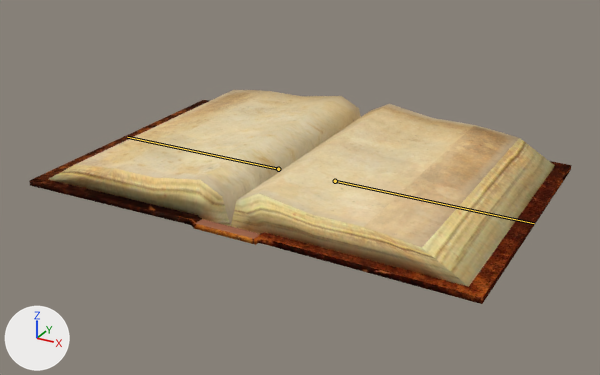
An edit to the Blender file Oculus Patronus/Assets/Modele/Grimoire/grimoire.blend, drawn before and after from the same camera.
One viewpoint serves both versions: a 50 mm lens placed at (0.327, -0.606, 0.292), pointed at (0.001, -0.014, -0.004). Every picture has the same lights, and +X, +Y and +Z are marked at lower left. Both versions are drawn at frame 0 of the action 'Open'; the numbers are the values there. The bones that change are drawn over the model as lines.

In view in the first picture: 'Cover', 'pages.L', 'pages.R'.
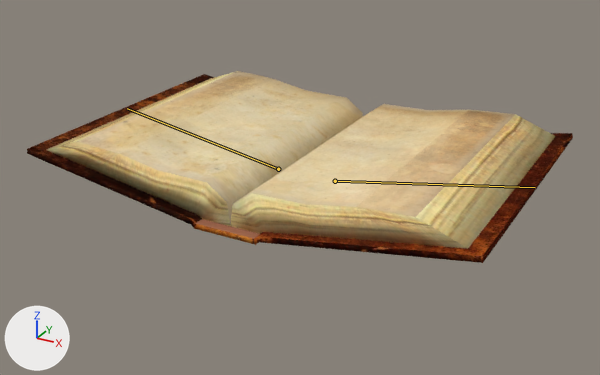
The change, as a diff of the scene's bpy script:
```diff
--- a/Oculus Patronus/Assets/Modele/Grimoire/grimoire.blend.py
+++ b/Oculus Patronus/Assets/Modele/Grimoire/grimoire.blend.py
@@ bone_cover_r @@
 bone_cover_r = bpy.data.objects['Book_armature'].pose.bones['cover.R']  # child of 'edge_Lroll'
-bone_cover_r.rotation_quaternion = (1.0, 0.0, 0.0, 0.0)  # degrees (0, 0, 0)
+bone_cover_r.rotation_quaternion = (0.996, 0.087, 0.0, 0.0)  # degrees (10, 0, 0)
@@ bone_cover_l @@
 bone_cover_l = bpy.data.objects['Book_armature'].pose.bones['cover.L']  # child of 'edge_Rroll'
-bone_cover_l.rotation_quaternion = (1.0, 0.0, 0.0, 0.0)  # degrees (0, 0, 0)
+bone_cover_l.rotation_quaternion = (0.996, 0.087, 0.0, 0.0)  # degrees (10, 0, 0)
```

Boxes [x1, y1, x2, y2] around the edits, measured in the pictures (600 x 375 px):
'pages.L', posed (21% shorter)
    before: [231, 104, 555, 287]
    after: [231, 104, 555, 249]
'pages.R', posed (14% taller)
    before: [48, 90, 361, 226]
    after: [47, 71, 363, 226]
'Cover', posed (7% shorter)
    before: [29, 100, 572, 304]
    after: [27, 74, 573, 263]
bone 'cover.R', root to tip
    before: (278, 169) to (127, 137)
    after: (278, 169) to (127, 108)
bone 'cover.L', root to tip
    before: (335, 181) to (534, 223)
    after: (335, 181) to (535, 187)
